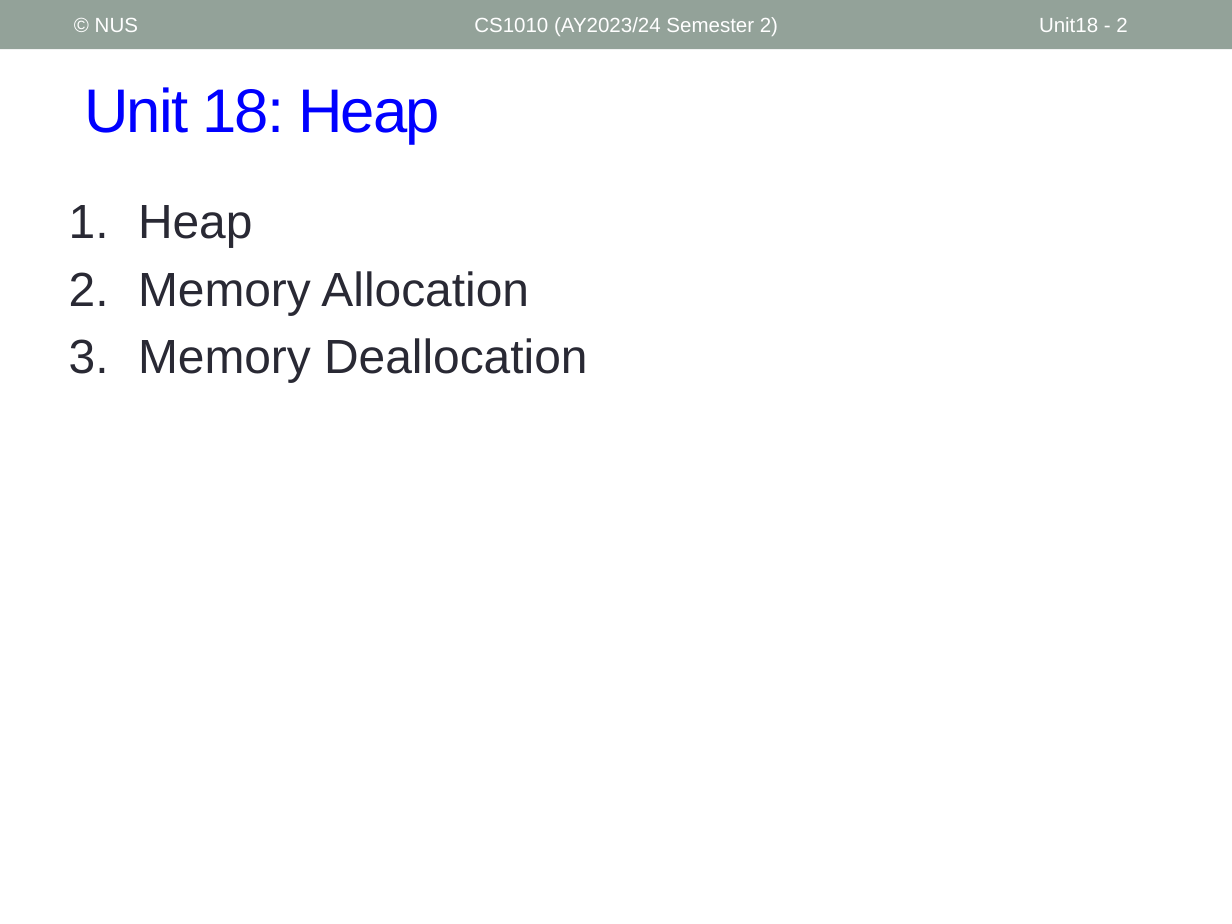
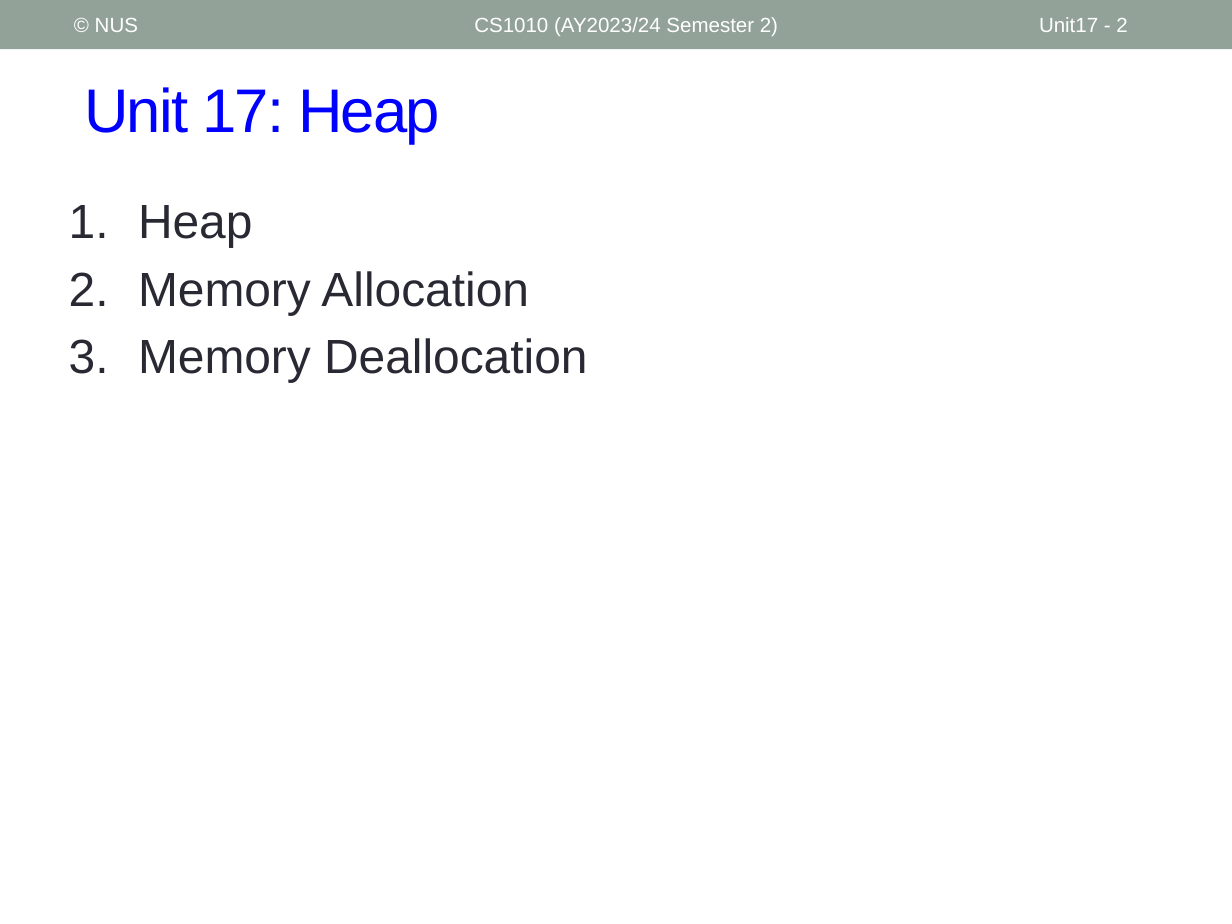
Before and after one commit to nus-cs1010-2425-s2/website, a slide deck: slide 2 of slides/Unit17_Heap.pptx. Drawn at 1232x924 pixels with LibreOffice and Linux fonts; fonts in the diff are those of the drawing. Boxes give left, top, right and bottom in pixels: in the first picture for what was removed or moved away, otherwise in the second. Text is boxed around its words. In the diff, an @@ line names an element or a change of style, - is before the commit and + after.

```diff
--- a/slides/Unit17_Heap.pptx
+++ b/slides/Unit17_Heap.pptx
@@ page number at (x1=1039, y1=17, x2=1127, y2=32): text changed @@
-Unit18 - 2
+Unit17 - 2
@@ title at (x1=84, y1=87, x2=440, y2=144): text changed @@
-Unit 18: Heap
+Unit 17: Heap
```
Also in this commit, not shown: 1 other slide changed, 3 other files.
